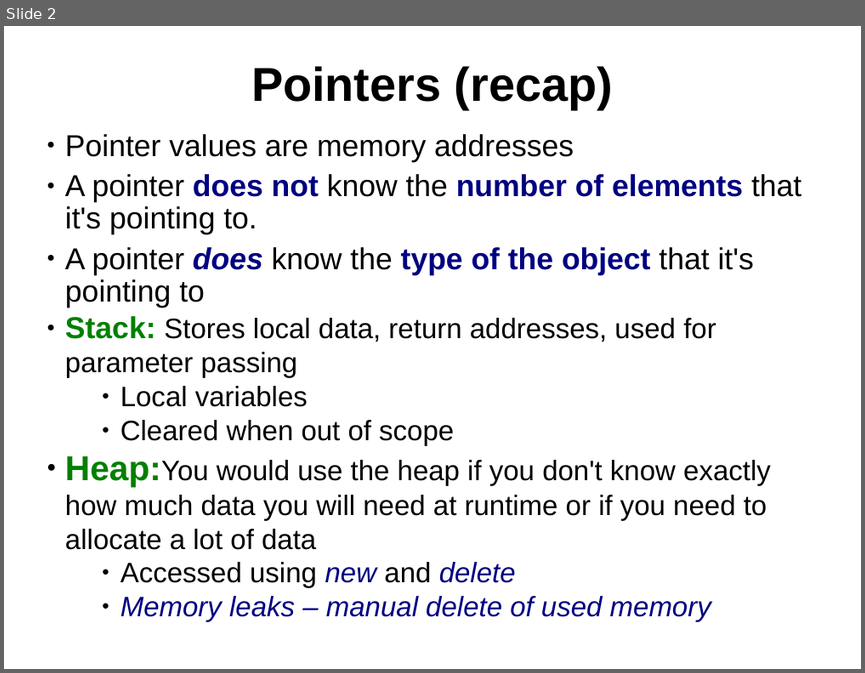
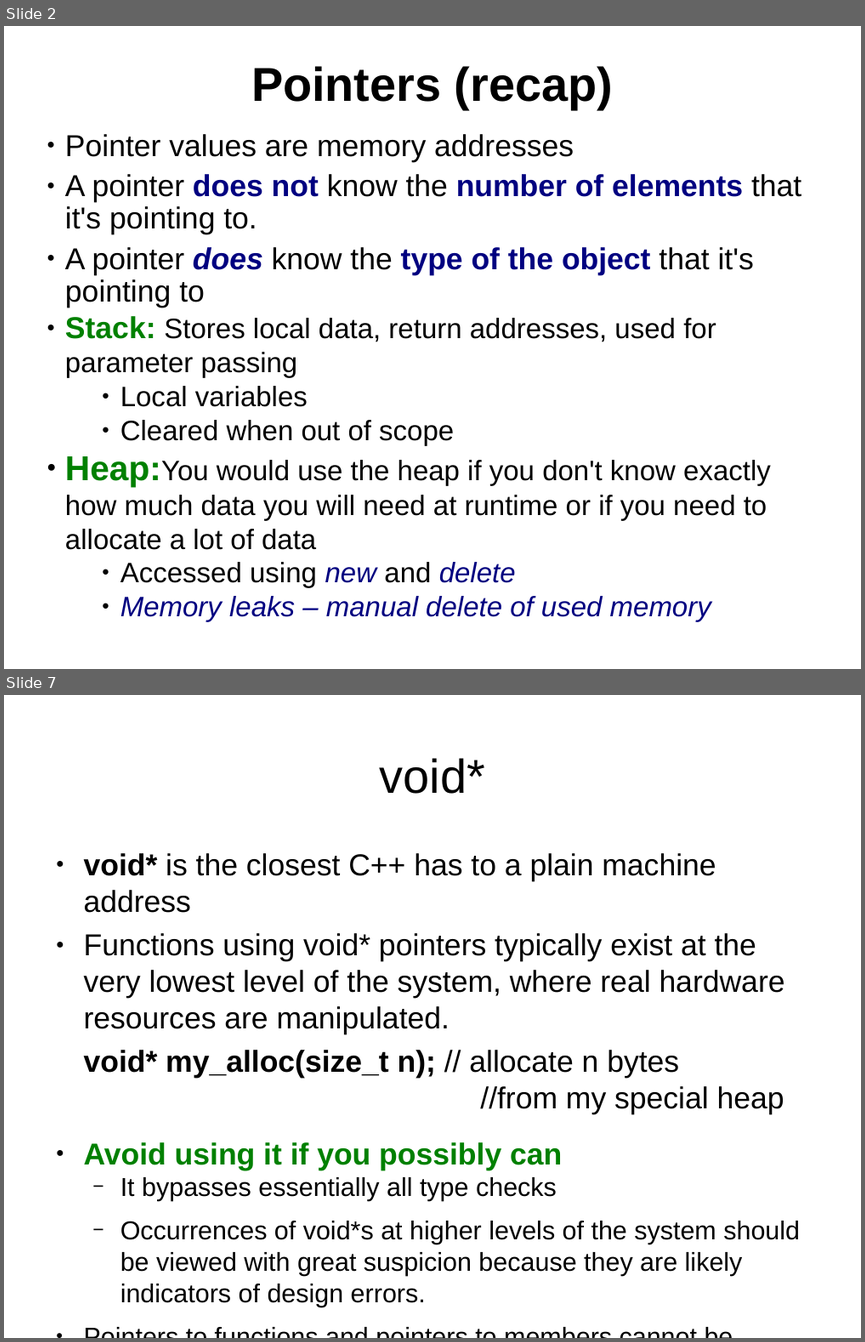
Before and after one commit to kks32/cpp-software-development, a slide deck: Ex7_Pointers_II/Ex7_Pointers-II.odp. Shown one above the other, each under a label of ours: slide 2 before the commit, slides 2 and 7 after it; the slides between them are not shown. The pictures are 865x673 and 865x1342 pixels, drawn with LibreOffice and Linux fonts; fonts in the diff are those of the drawing. Boxes give left, top, right and bottom in pixels: in the first picture for what was removed or moved away, otherwise in the second. Text is boxed around its words. In the diff, an @@ line names an element or a change of style, - is before the commit and + after.

Commit message:
void* and Ex6 - Warnings

```diff
--- a/Ex7_Pointers_II/Ex7_Pointers-II.odp
+++ b/Ex7_Pointers_II/Ex7_Pointers-II.odp
@@ slide 7 added at [4,695,861,1338], background #FFFFFF @@
@@ title added at [380,758,485,794], 44 pt, text #000000 @@
+void*
@@ text added at [84,853,800,1306], 28 pt, text #000000 @@
+● void* is the closest C++ has to a plain machine address
+● Functions using void* pointers typically exist at the very lowest level of the system, where real hardware resources are manipulated.
+void* my_alloc(size_t n); // allocate n bytes
+  //from my special heap
+● Avoid using it if you possibly can
+  − It bypasses essentially all type checks
+  − Occurrences of void*s at higher levels of the system should be viewed with great suspicion because they are likely indicators of design errors.
+● Pointers to functions and pointers to members cannot be assigned to void*s.
```
Also in this commit, not shown: 4 other slides added, 3 other files.
